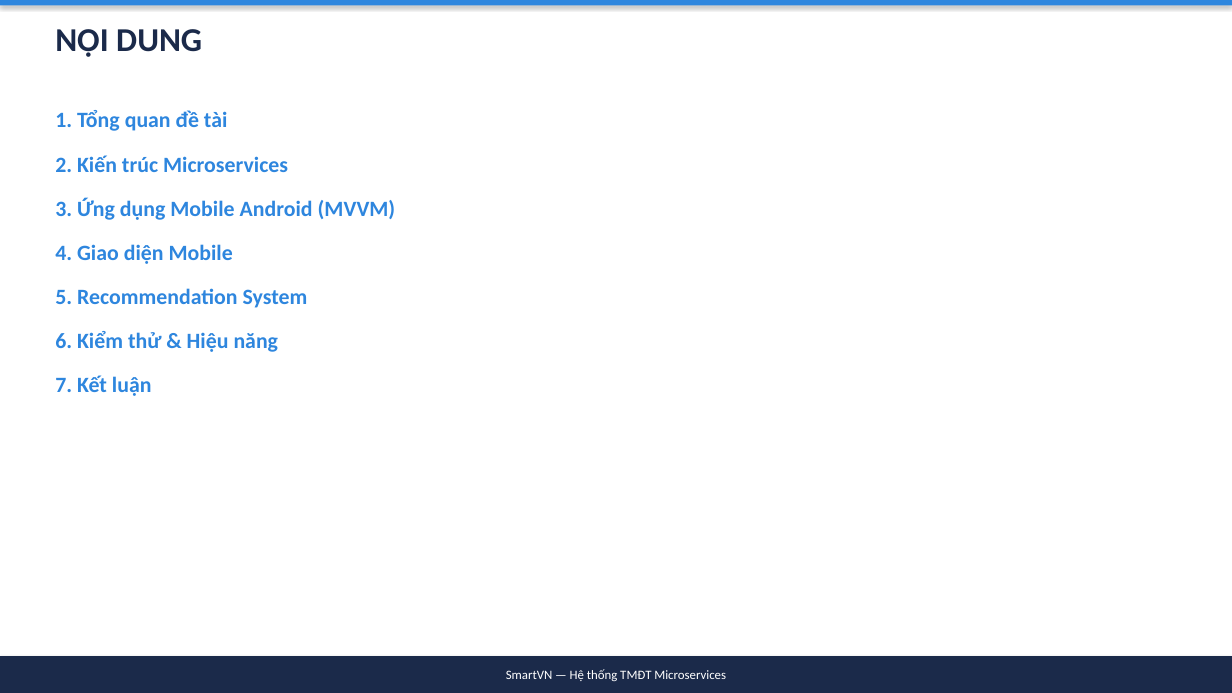
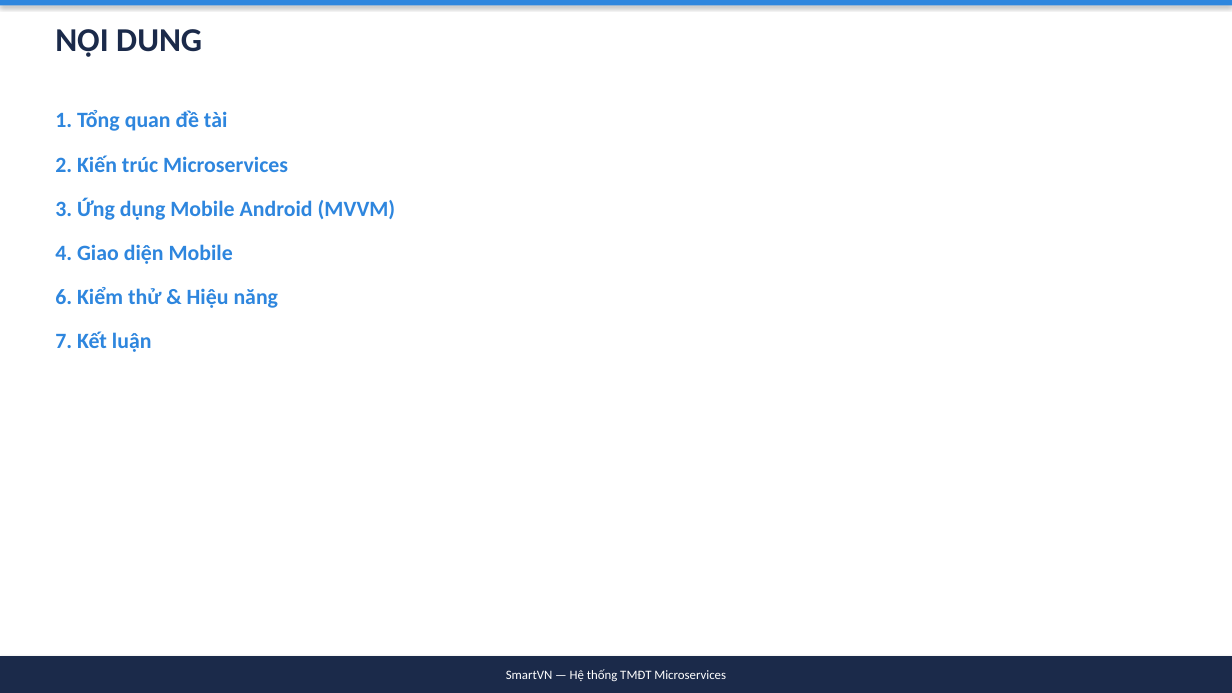
Before and after one commit to simasangggg/smartvn-report, a slide deck: slide 2 of SmartVN-Slides.pptx. Drawn at 1232x693 pixels with LibreOffice and Linux fonts; fonts in the diff are those of the drawing. Boxes give left, top, right and bottom in pixels: in the first picture for what was removed or moved away, otherwise in the second. Text is boxed around its words. In the diff, an @@ line names an element or a change of style, - is before the commit and + after.

Commit message:
refactor: Xóa phần AI Recommendation, giảm xuống 21 slides
- Xóa tất cả nội dung liên quan AI/Recommendation (PhoBERT, ALS)
- Xóa Recommend Service khỏi bảng services
- Xóa slide Recommendation System
- Xóa diagrams/seq-recommend.png
- Giảm 23 → 21 slides
- Regenerate DOCX và PPTX

```diff
--- a/SmartVN-Slides.pptx
+++ b/SmartVN-Slides.pptx
@@ text at box(55, 288, 308, 308): paragraph removed @@
-5. Recommendation System
```
Also in this commit, not shown: 8 other slides changed, 1 slide added, 3 slides removed, 5 other files.
